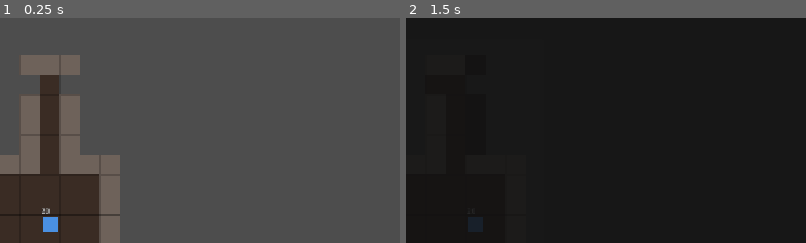
Above: before the commit, frames 1-2 (left to right).
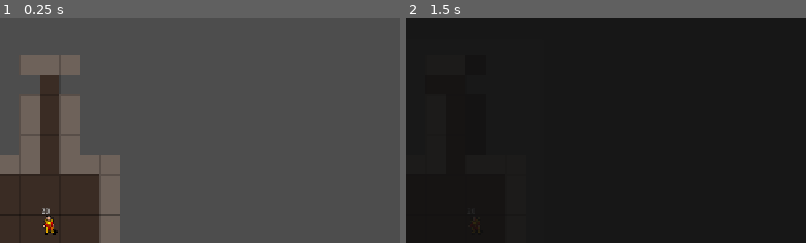
Above: after the commit, the same moments.

Repository: NicolasDeNigris91/Public_Roguelike
Game: Godot game, scene res://scenes/main.tscn
Two runs of this game, one before a commit and one after it. Both use one fixed random seed, a clock stepped at 60 frames per second and the inputs below.
Inputs:
- Up to frame 1 (0.25 s): no input
- Up to frame 2 (1.5 s): tap Enter at 0.5 s; hold Right 0.53-1.28 s; tap I at 0.6 s; tap Space at 1.25 s; hold Down from 1.28 s (still down); tap 1 at 1.35 s
The pictures show only the part of the screen within x 50-100%, y 11-61%; the shares and areas given below are measured in that part.

The runs differ from the first frame. In frame 1, 0.3% of the frame differs, in the area x 10-15%, y 88-97%; in frame 2, 0.1%.

Commit message:
feat: migrate Actor and enemies from draw_rect to Sprite2D

Diff:
--- a/scripts/actor.gd
+++ b/scripts/actor.gd
@@ -9,9 +9,12 @@
 var max_hp: int = 10
 var atk: int = 3
 var def: int = 1
-var color: Color = Color.WHITE
+var sprite_node: Sprite2D
 
 func _ready() -> void:
+	sprite_node = Sprite2D.new()
+	sprite_node.centered = false
+	add_child(sprite_node)
 	_sync_position()
 
 func move_to(new_grid_pos: Vector2i) -> void:
@@ -37,10 +40,6 @@
 	queue_redraw()
 
 func _draw() -> void:
-	var margin := 4.0
-	var size := float(Grid.TILE_SIZE) - margin * 2.0
-	draw_rect(Rect2(margin, margin, size, size), color)
-
 	var font := ThemeDB.fallback_font
 	var font_size := 10
 	var text := str(hp)
--- a/scripts/archer.gd
+++ b/scripts/archer.gd
@@ -5,12 +5,12 @@
 
 func _ready() -> void:
 	name = "Archer"
-	color = Color("#8b6914")
 	hp = 6
 	max_hp = 6
 	atk = 5
 	def = 0
 	super._ready()
+	sprite_node.texture = SpriteDB.actor("archer")
 
 func take_turn() -> void:
 	if turn_manager == null or not is_instance_valid(turn_manager.player):
--- a/scripts/lich.gd
+++ b/scripts/lich.gd
@@ -24,7 +24,6 @@
 
 func _ready() -> void:
 	name = "Lich"
-	color = Color("#b4185a")
 	hp = 40
 	max_hp = 40
 	atk = 8
@@ -32,6 +31,7 @@
 	vision_range = LICH_VISION_RANGE
 	always_takes_turn = true
 	super._ready()
+	sprite_node.texture = SpriteDB.actor("lich")
 
 func take_turn() -> void:
 	if turn_manager == null or not is_instance_valid(turn_manager.player):
--- a/scripts/mage.gd
+++ b/scripts/mage.gd
@@ -5,12 +5,12 @@
 
 func _ready() -> void:
 	name = "Mage"
-	color = Color("#9a4fff")
 	hp = 10
 	max_hp = 10
 	atk = 6
 	def = 0
 	super._ready()
+	sprite_node.texture = SpriteDB.actor("mage")
 
 func take_turn() -> void:
 	if turn_manager == null or not is_instance_valid(turn_manager.player):
--- a/scripts/player.gd
+++ b/scripts/player.gd
@@ -16,12 +16,12 @@
 var vision_debuff_turns: int = 0
 
 func _ready() -> void:
-	color = Color("#4a90e2")
 	max_hp = BASE_MAX_HP
 	hp = BASE_MAX_HP
 	inventory = Inventory.new()
 	_recalculate_stats()
 	super._ready()
+	sprite_node.texture = SpriteDB.actor("player")
 
 func _unhandled_input(event: InputEvent) -> void:
 	if not turn_active:
--- a/scripts/skeleton.gd
+++ b/scripts/skeleton.gd
@@ -3,9 +3,9 @@
 
 func _ready() -> void:
 	name = "Skeleton"
-	color = Color("#e8e0d0")
 	hp = 8
 	max_hp = 8
 	atk = 4
 	def = 0
 	super._ready()
+	sprite_node.texture = SpriteDB.actor("skeleton")
--- a/scripts/slime.gd
+++ b/scripts/slime.gd
@@ -3,9 +3,9 @@
 
 func _ready() -> void:
 	name = "Slime"
-	color = Color("#7fb069")
 	hp = 5
 	max_hp = 5
 	atk = 2
 	def = 0
 	super._ready()
+	sprite_node.texture = SpriteDB.actor("slime")
